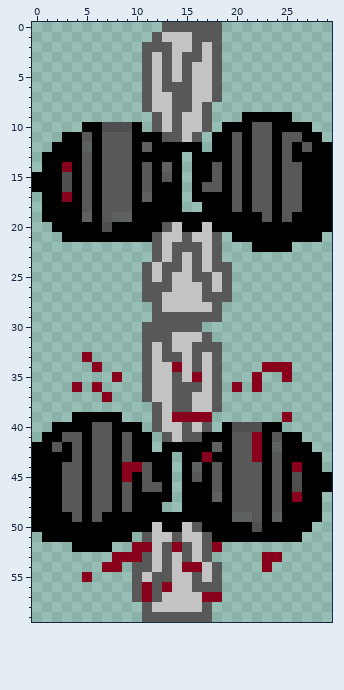
A pixel-art sprite gets an edit: resource/monster/hellfly.png. Above: the version before the commit.
The file is 30x60 pixels.
After the commit:
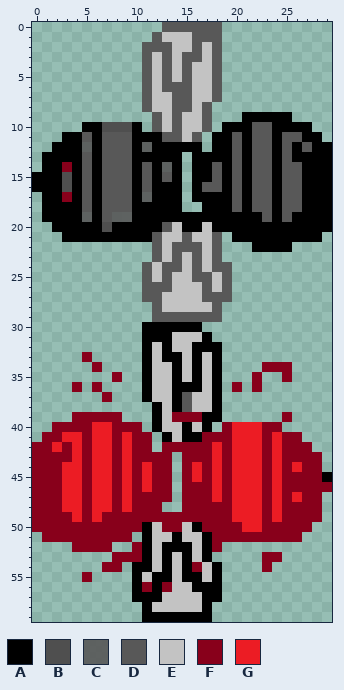
Palette (. is transparent): A #000000  B #4f4f4f  C #585858e6  D #585858  E #c3c3c3  F #88001b  G #ec1c24
Change:
y 30: x 11..16 DDDDDD -> AAAAAA
y 31: x 11..13 DDD -> AAA; x 17 D -> A
y 32: x 11 D -> A; x 13 D -> A; x 16..18 DDD -> AAA
y 33: x 11 D -> A; x 13..14 DD -> AA; x 16 D -> A; x 18 D -> A
y 34: x 11 D -> A; x 14 F -> A; x 16 D -> A; x 18 D -> A
y 35: x 11 D -> A; x 14 D -> A; x 16 F -> A; x 18 D -> A
y 36: x 11 D -> A; x 14..16 DDD -> AAA; x 18 D -> A
y 37: x 11 D -> A; x 14 D -> A; x 18 D -> A
y 38: x 12 D -> A; x 14 D -> A; x 18 D -> A
y 39: x 4..8 AAAAA -> FFFFF; x 12 D -> A; x 17..18 F. -> AA
y 40: x 2..10 AAAADDAAA -> FFFFGGFFF; x 12 D -> A; x 15 D -> A; x 17 D -> A; x 19..24 ABBBAA -> FGGGFF
y 41: x 1..11 AADDADDADAA -> FFGGFGGFGFF; x 13 D -> A; x 15..26 DDAAADDFADAA -> AAFFFGGGFGFF
y 42: x 0..11 AADADADDADAA -> FFGFGFGGFGFF; x 13..27 AAAAACADDFACAAA -> FFFFFGFGGGFGFFF
y 43: x 0..13 AAAADADDADAAAA -> FFFFGFGGFGFFFF; x 15..16 AA -> FF; x 18..28 AADDFADAAAA -> GFGGGFGFFFF
y 44: x 0..9 AAADDADDAF -> FFFGGFGGFG; x 11..13 DAA -> GFF; x 15..28 ACADADDDADAFAA -> FGFGFGGGFGFGFF
y 45: x 0..13 AAADDADDAFADAA -> FFFGGFGGFGFGFF; x 15..28 ADADADDDADABAA -> FGFGFGGGFGFFFF
y 46: x 0..13 AAADDADDADADDA -> FFFGGFGGFGFGFF; x 15..29 AAADADDDADABAAA -> FFFGFGGGFGFFFFF
y 47: x 0..13 AAADDADDADAAAA -> FFFGGFGGFGFFFF; x 15..28 AAACADDDADAFAA -> FFFGFGGGFGFGFF
y 48: x 0..12 AAADDADDADAAA -> FFFGGFGGFGFFF; x 15..28 AAAAADDDADAAAA -> FFFFFGGGFGFFFF
y 49: x 0..28 AAAADADAAAAAAAAAAAAACCDACAAAA -> FFFFGFGFFFFFFFFFFFFFGGGFGFFFF
y 50: x 0..10 AAAAAAAAAAA -> FFFFFFFFFFF; x 13..14 AA -> FF; x 16..27 DAAAAABAAAAA -> AFFFFGGFFFFF
y 51: x 1..9 AAAAAAAAA -> FFFFFFFFF; x 11 D -> A; x 14 D -> A; x 17..26 DAAAAAAAAA -> AFFFFFFFFF
y 52: x 4..7 AAAA -> FFFF; x 11 F -> A; x 13..15 DFD -> AAA; x 17 D -> A
y 53: x 11 D -> A; x 13 D -> A; x 15 D -> A; x 17 D -> A
y 54: x 10..11 DD -> AA; x 13 D -> A; x 15 F -> A; x 18 D -> A
y 55: x 10 D -> A; x 12..13 DD -> AA; x 15..16 ED -> AA; x 18 D -> A
y 56: x 10 D -> A; x 12 D -> A; x 16..18 DDD -> AAA
y 57: x 10..12 DFD -> AAA; x 17..18 FF -> AA
y 58: x 11 D -> A; x 17 D -> A
y 59: x 11..17 DDDDDDD -> AAAAAAA
